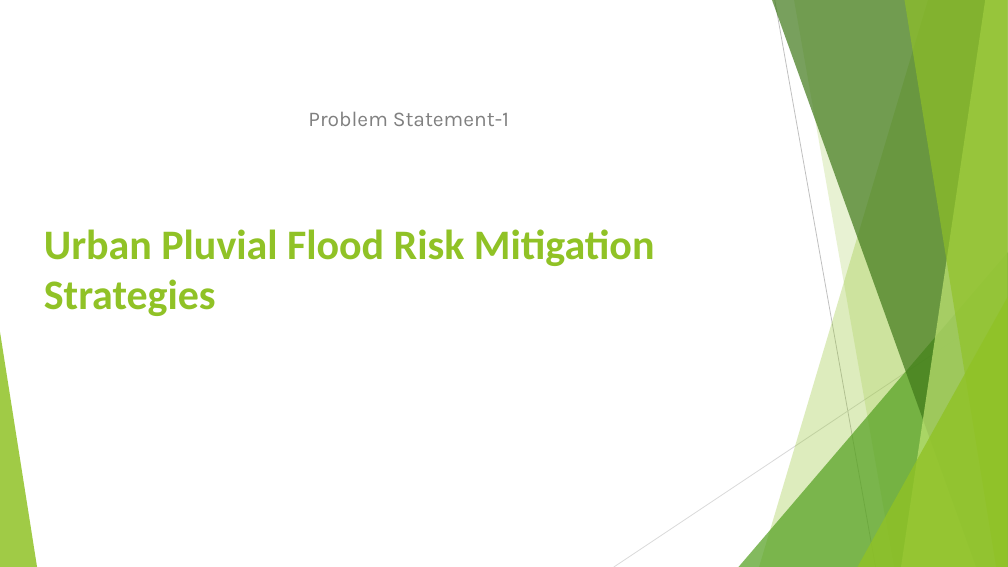
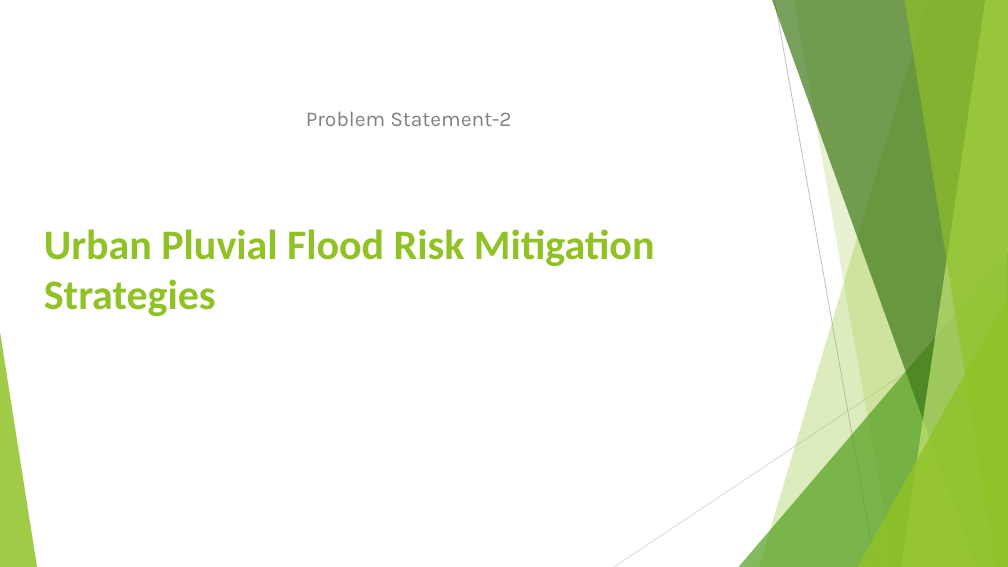
Before and after one commit to Ishantaneja/Deep-Data-project-by--the-debuggers, a slide deck: slide 1 of Urban_Pluvial_Flood_Risk_Mitigation[1].pptx. Drawn at 1008x567 pixels with LibreOffice and Linux fonts; fonts in the diff are those of the drawing. Boxes give left, top, right and bottom in pixels: in the first picture for what was removed or moved away, otherwise in the second. Text is boxed around its words. In the diff, an @@ line names an element or a change of style, - is before the commit and + after.

```diff
--- a/Urban_Pluvial_Flood_Risk_Mitigation[1].pptx
+++ b/Urban_Pluvial_Flood_Risk_Mitigation[1].pptx
@@ text at <box>306,111,511,126</box>: text changed @@
-Problem Statement-1
+Problem Statement-2
```
